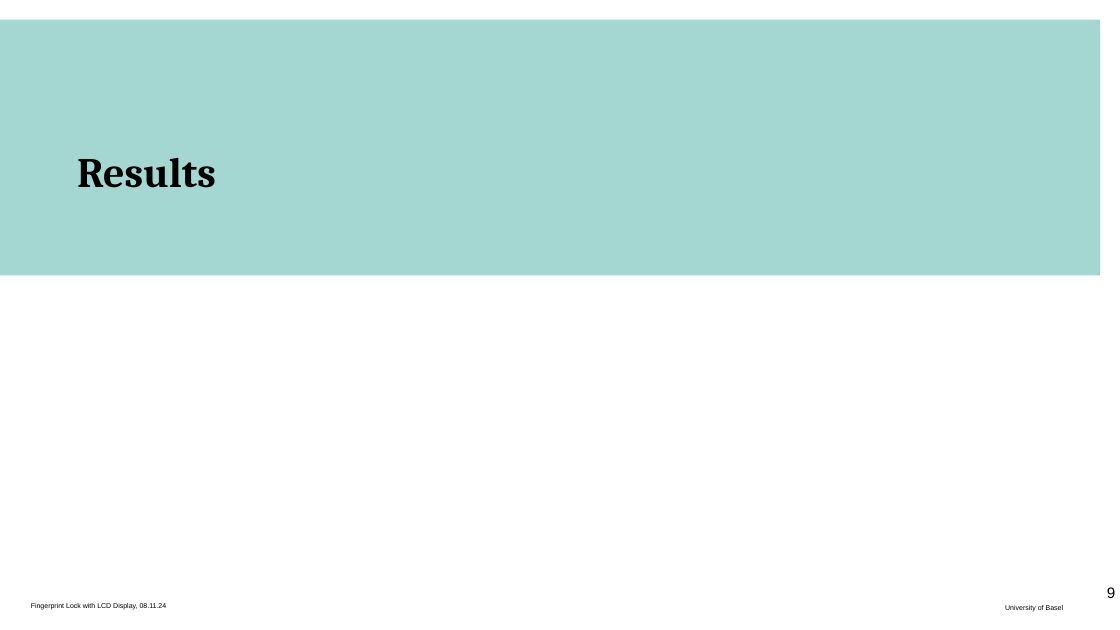
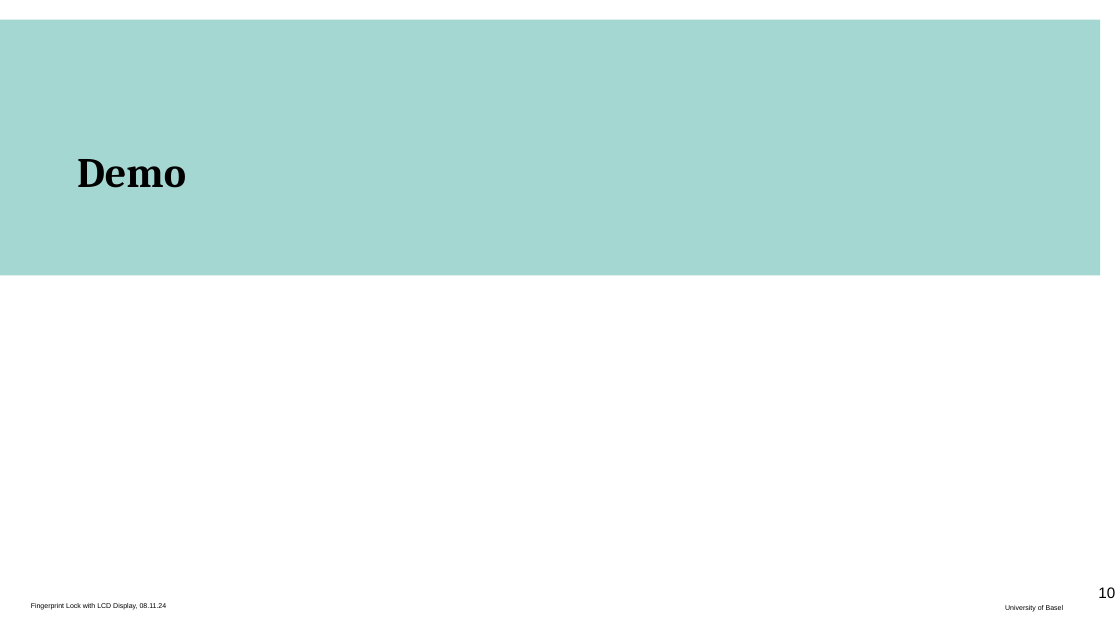
Before and after one commit to Lucafaessler/FingerprintLockProject, a slide deck: slide 10 of docs/presentation/Final Fingerprint Lock with LCD Display.pptx (slide 9 before the commit). Drawn at 1120x630 pixels with LibreOffice and Linux fonts; fonts in the diff are those of the drawing; background and template pictures are left out. Boxes give left, top, right and bottom in pixels: in the first picture for what was removed or moved away, otherwise in the second. Text is boxed around its words. In the diff, an @@ line names an element or a change of style, - is before the commit and + after.

Commit message:
updated presentation

```diff
--- a/docs/presentation/Final Fingerprint Lock with LCD Display.pptx
+++ b/docs/presentation/Final Fingerprint Lock with LCD Display.pptx
@@ title at <box>77,159,186,188</box>: text changed @@
-Results
+Demo
@@ page number at <box>1098,587,1115,598</box>: text changed @@
-9
+10
```
Also in this commit, not shown: 1 other slide changed, 7 slides added, 1 other file.
